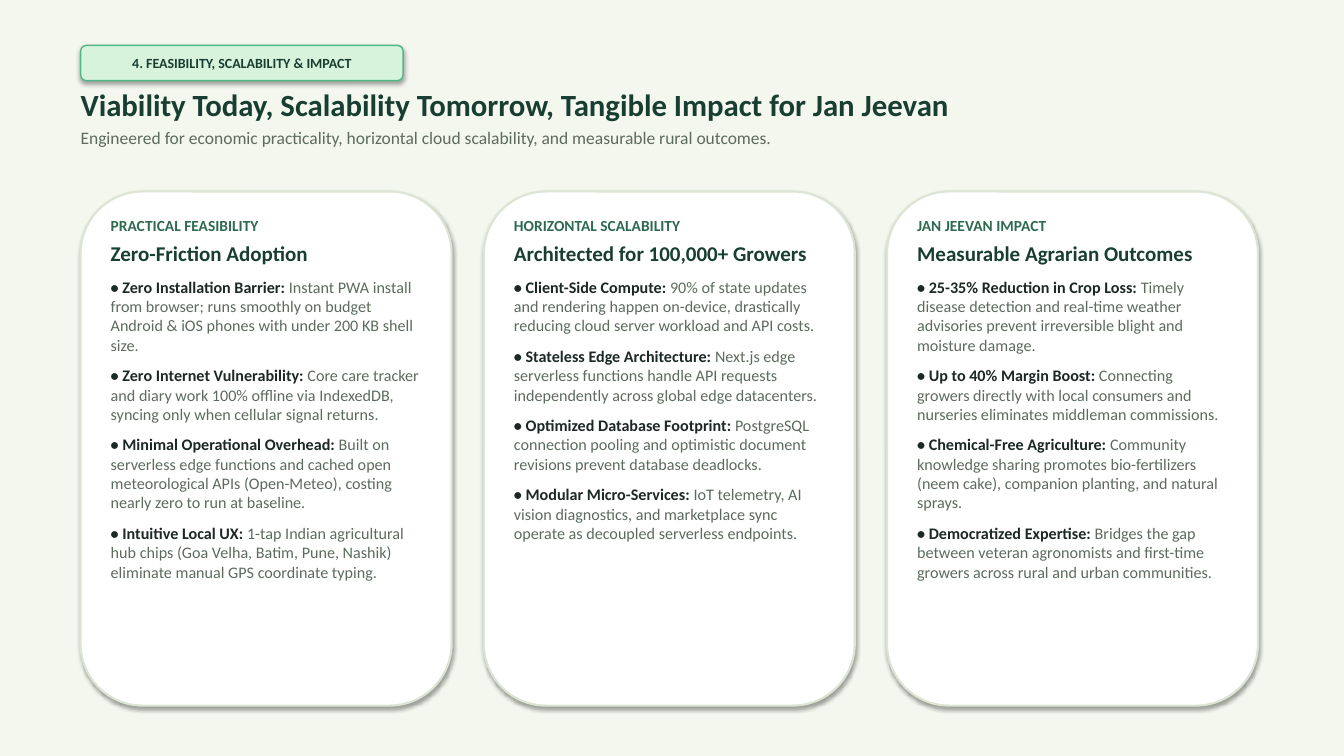
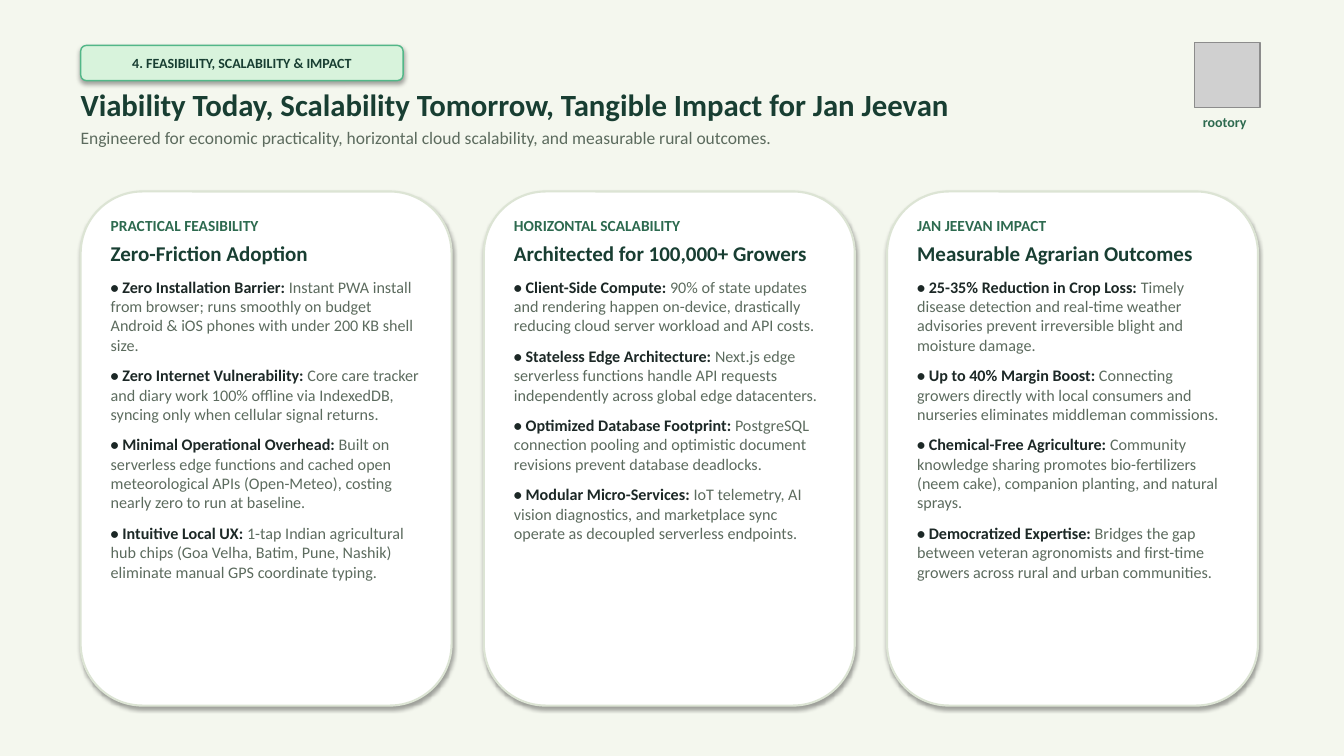
Before and after one commit to prithik25/Rootory, a slide deck: slide 5 of Rootory_Presentation.pptx. Drawn at 1344x756 pixels with LibreOffice and Linux fonts; fonts in the diff are those of the drawing; grey boxes stand for pictures. Boxes give left, top, right and bottom in pixels: in the first picture for what was removed or moved away, otherwise in the second. Text is boxed around its words. In the diff, an @@ line names an element or a change of style, - is before the commit and + after.

Commit message:
docs: integrate official Rootory sprout logo into PowerPoint presentation deck
- Added high-resolution Rootory brand emblem beside title on Slide 1
- Added persistent top-right brand watermark logo and label across Slides 2-6

```diff
--- a/Rootory_Presentation.pptx
+++ b/Rootory_Presentation.pptx
@@ picture added at <box>1195,42,1260,108</box> @@
@@ text added at <box>1203,118,1247,129</box>, 10 pt, text #2D6A4F, bold @@
+rootory
```
Also in this commit, not shown: 5 other slides changed.
